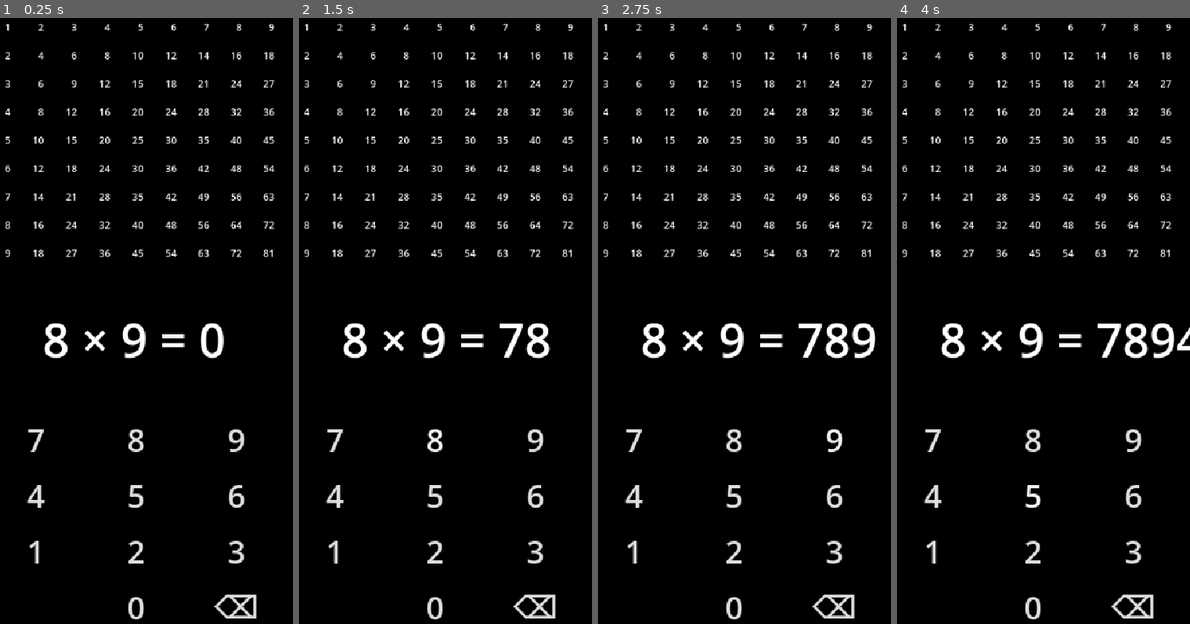
Above: before the commit, frames 1-4 (left to right).
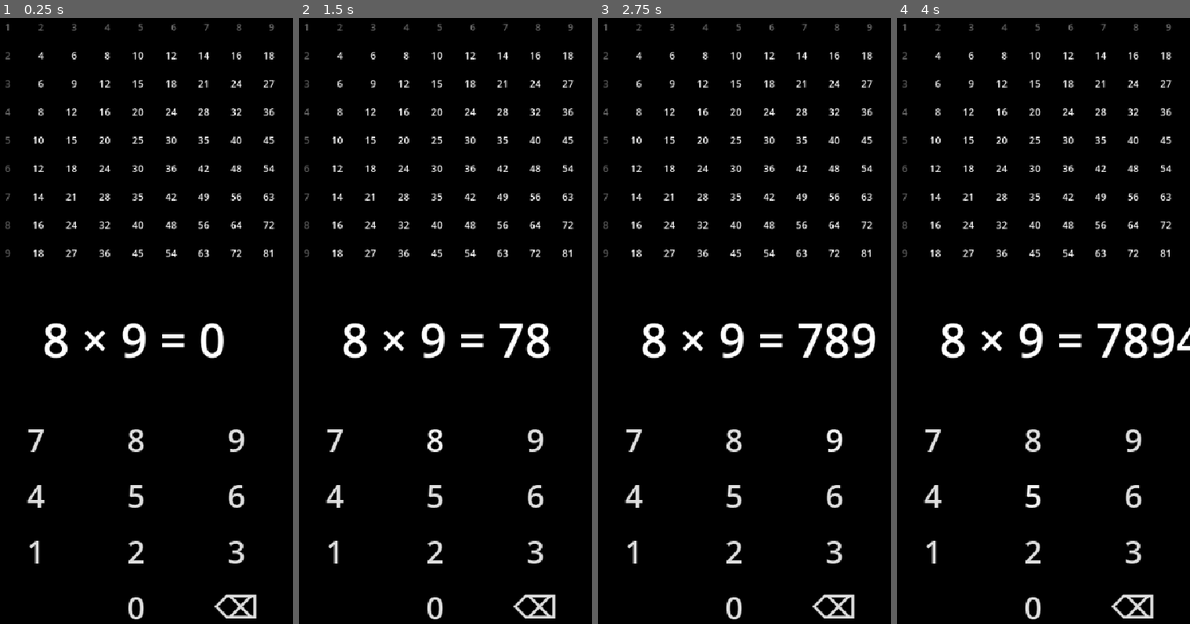
Above: after the commit, the same moments.

Repository: not-learning/einmaleins
Game: Godot game, scene res://main.tscn
The game is run twice, just before and just after one commit, with the same random seed, the same clock (stepped at 60 frames per second) and the same inputs.
Inputs:
- Up to frame 1 (0.25 s): no input
- Up to frame 2 (1.5 s): click "7" at 0.5 s; click "8" at 1.25 s
- Up to frame 3 (2.75 s): click "9" at 2 s
- Up to frame 4 (4 s): click "4" at 2.75 s; click "5" at 3.5 s

The runs differ from the first frame. In frame 1, 0.2% of the frame differs, in the area x 1-94%, y 1-40%; in frame 2, 0.2%; in frame 3, 0.2%; in frame 4, 0.2%.

Commit message:
Some colours

Diff:
--- a/main.gd
+++ b/main.gd
@@ -5,12 +5,12 @@
 var xt: Array[Node]
 
 func _ready() -> void:
-	kp = get_node("KeypadMargin/Keypad")
+	kp = find_child("Keypad")
 	kp.ans_upd.connect(_on_ans_upd)
-	ex = get_node("ExMargin/Exercise")
+	ex = find_child("Exercise")
 	ex.correct.connect(_on_correct)
-	var a := get_node("Xtable")
-	xt = a.get_child(0).get_children()
+	xt = get_node("Xtable/Xtable").get_children()
+	#xt = a.get_children()
 
 func _on_ans_upd(ans: int):
 	ex.ans = ans
@@ -20,8 +20,12 @@
 	ex.ans = 0
 	var i1 := 9*b + a-10
 	var i2 := 9*a + b-10
-	xt[i1].get_node("Mult").text = "✓"
-	xt[i2].get_node("Mult").text = "✓"
+	var xt1 := xt[i1].get_node("Mult")
+	var xt2 := xt[i2].get_node("Mult")
+	xt1.text = "✓"
+	xt1.set("theme_override_colors/font_color", Color.GREEN)
+	xt2.text = "✓"
+	xt2.set("theme_override_colors/font_color", Color.GREEN)
 
 func _process(delta: float) -> void:
 	pass
--- a/xtable.gd
+++ b/xtable.gd
@@ -5,9 +5,12 @@
 func _ready() -> void:
 	for i in 9:
 		for j in 9:
-			var mul = preload("res://mult.tscn").instantiate()
-			mul.get_node("Mult").text = str((i+1) * (j+1))
-			add_child(mul)
+			var mulUp = preload("res://mult.tscn").instantiate()
+			var mult = mulUp.get_node("Mult")
+			mult.text = str((i+1) * (j+1))
+			if i < 1 || j < 1:
+				mult.set("theme_override_colors/font_color", Color.DIM_GRAY)
+			add_child(mulUp)
 
 func _process(delta: float) -> void:
 	pass
